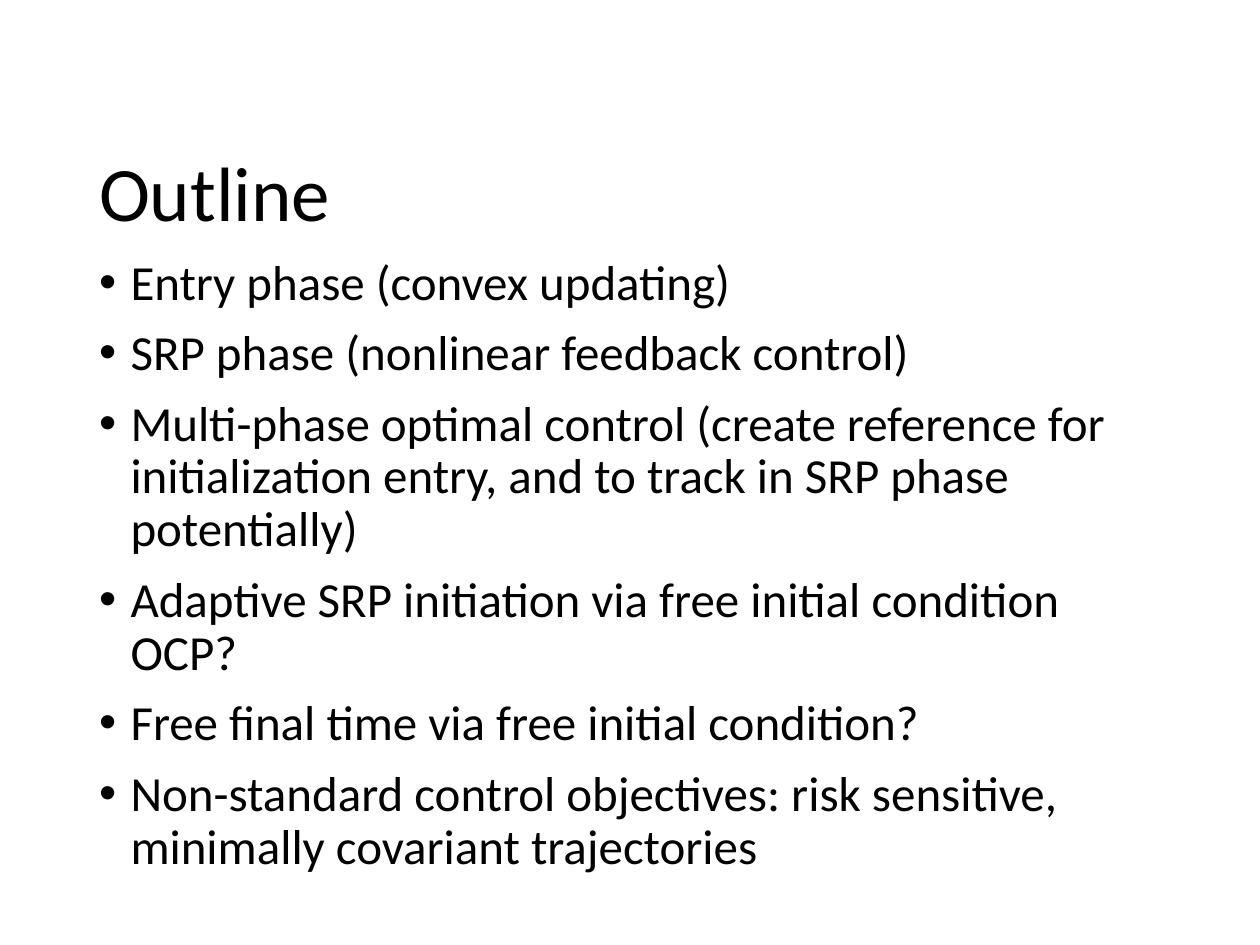
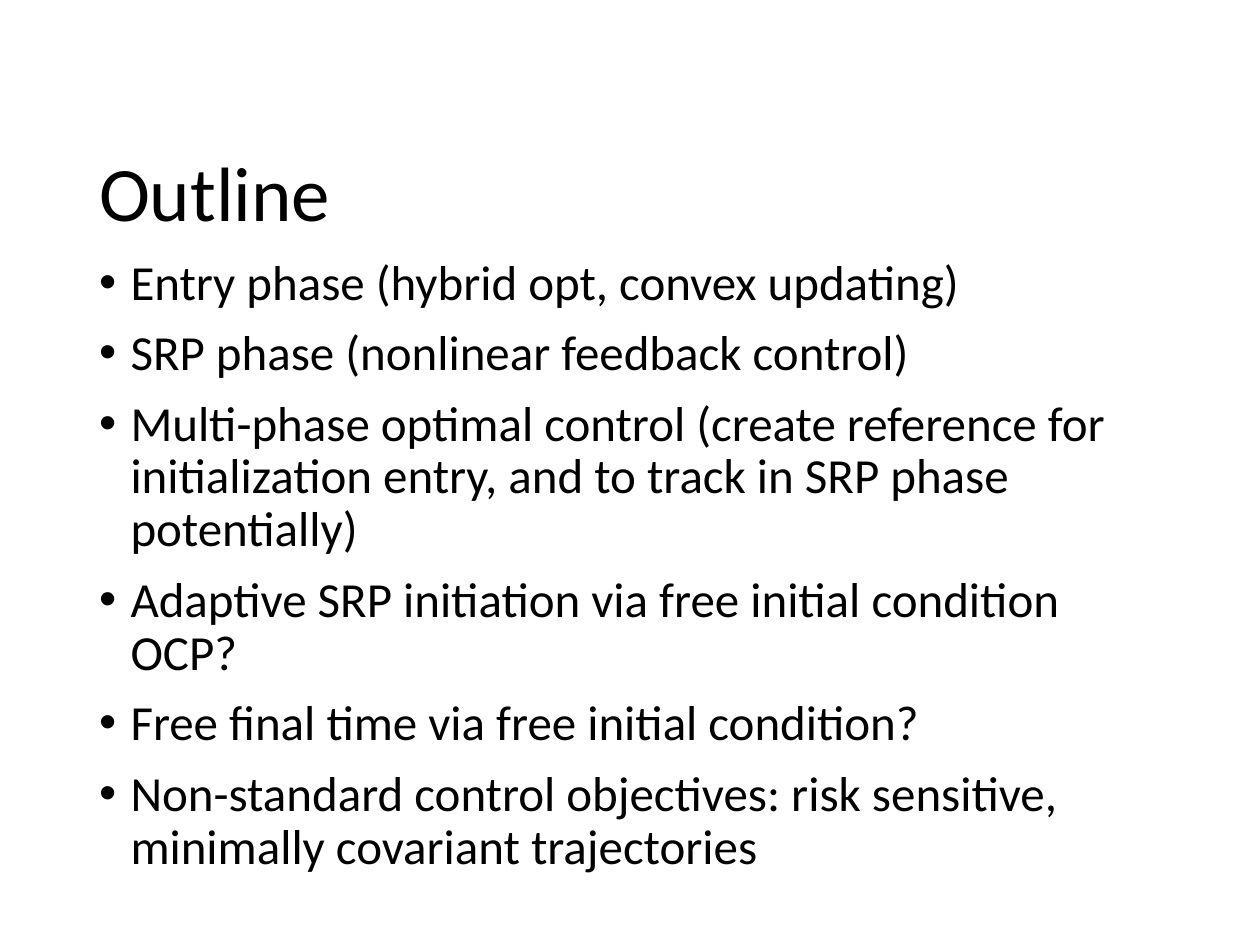
Before and after one commit to CDNoyes/EDL-Py, a slide deck: slide 1 of Documents/Qual Exam.pptx. Drawn at 1260x945 pixels with LibreOffice and Linux fonts; fonts in the diff are those of the drawing; background and template pictures are left out. Boxes give left, top, right and bottom in pixels: in the first picture for what was removed or moved away, otherwise in the second. Text is boxed around its words. In the diff, an @@ line names an element or a change of style, - is before the commit and + after.

```diff
--- a/Documents/Qual Exam.pptx
+++ b/Documents/Qual Exam.pptx
@@ text at box(131, 264, 959, 309): text changed @@
-• Entry phase (convex updating)
+• Entry phase (hybrid opt, convex updating)
```
Also in this commit, not shown: 4 other slides changed, 1 slide added, 4 other files.
